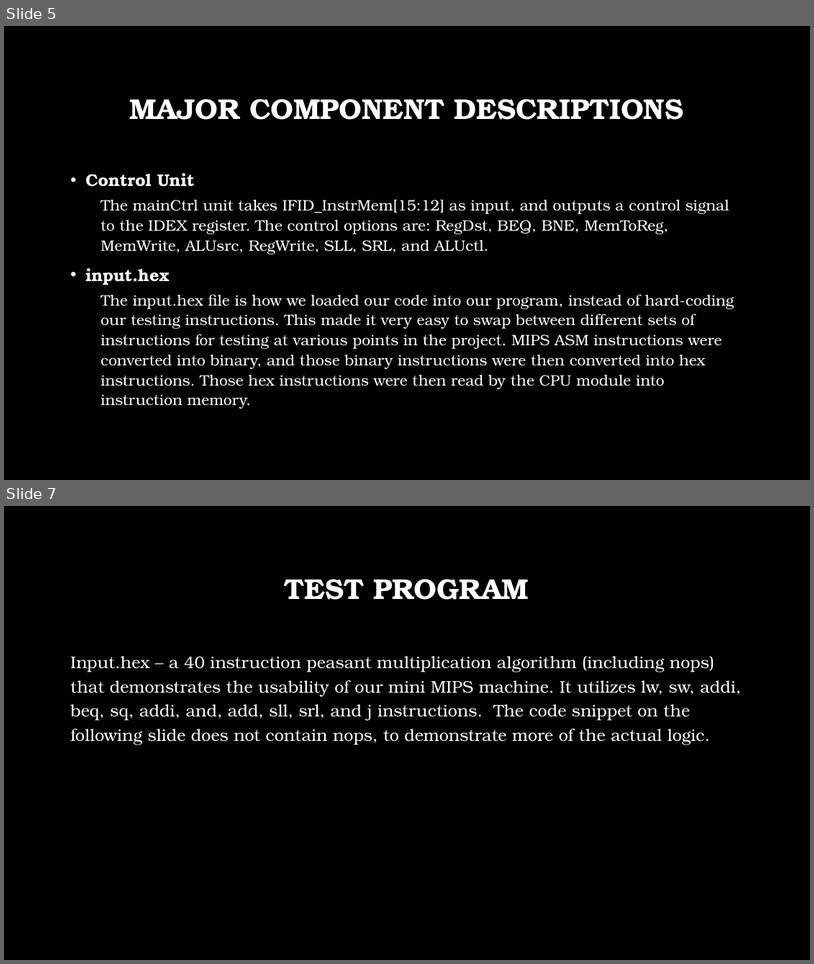
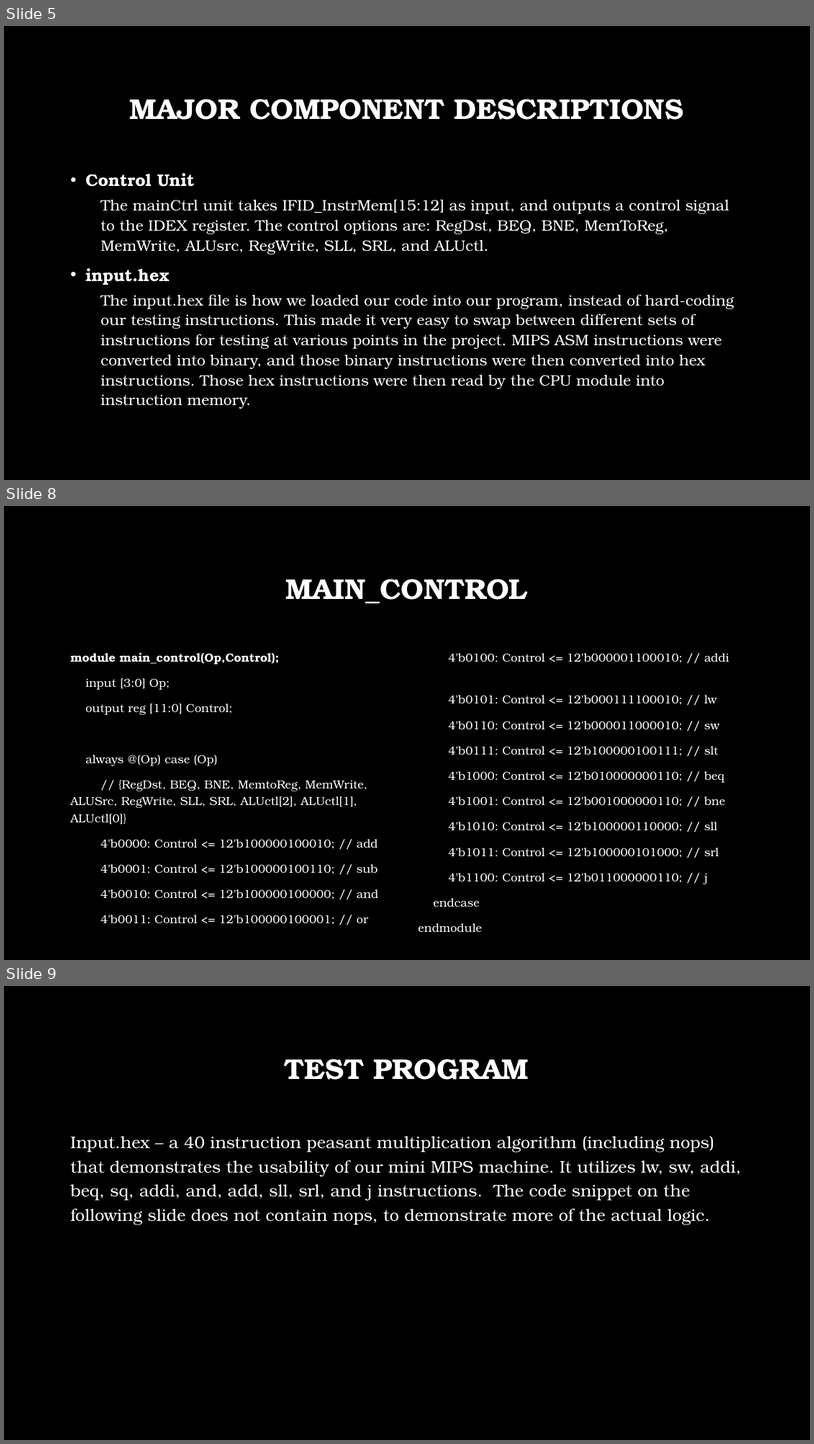
Before and after one commit to reishka/cs385-finalProject, a slide deck: CS385 Final Project.pptx. Shown one above the other, each under a label of ours: slides 5 and 7 before the commit, slides 5, 8 and 9 after it; the slides between them are not shown. The pictures are 814x964 and 814x1444 pixels, drawn with LibreOffice and Linux fonts; fonts in the diff are those of the drawing; background and template pictures are left out. Boxes give left, top, right and bottom in pixels: in the first picture for what was removed or moved away, otherwise in the second. Text is boxed around its words. In the diff, an @@ line names an element or a change of style, - is before the commit and + after.

Commit message:
Added to slides.

```diff
--- a/CS385 Final Project.pptx
+++ b/CS385 Final Project.pptx
@@ slide 8 added at bbox=[4, 506, 810, 960], background picture (left out) @@
@@ title added at bbox=[286, 579, 528, 603], 34 pt, text #FFFFFF, bold @@
+MAIN_CONTROL
@@ text added at bbox=[70, 652, 378, 924], 14 pt, text #FFFFFF @@
+module main_control(Op,Control);
+input [3:0] Op;
+output reg [11:0] Control;
+always @(Op) case (Op)
+// {RegDst, BEQ, BNE, MemtoReg, MemWrite, ALUSrc, RegWrite, SLL, SRL, ALUctl[2], ALUctl[1], ALUctl[0]}
+4'b0000: Control <= 12'b100000100010; // add
+4'b0001: Control <= 12'b100000100110; // sub
+4'b0010: Control <= 12'b100000100000; // and
+4'b0011: Control <= 12'b100000100001; // or
@@ text added at bbox=[448, 653, 730, 884], 14 pt, text #FFFFFF @@
+4'b0100: Control <= 12'b000001100010; // addi
+4'b0101: Control <= 12'b000111100010; // lw
+4'b0110: Control <= 12'b000011000010; // sw
+4'b0111: Control <= 12'b100000100111; // slt
+4'b1000: Control <= 12'b010000000110; // beq
+4'b1001: Control <= 12'b001000000110; // bne
+4'b1010: Control <= 12'b100000110000; // sll
+4'b1011: Control <= 12'b100000101000; // srl
+4'b1100: Control <= 12'b011000000110; // j
+endcase
+endmodule
@@ what was slide 7 is now slide 9 @@
```
Also in this commit, not shown: 1 other slide added.
